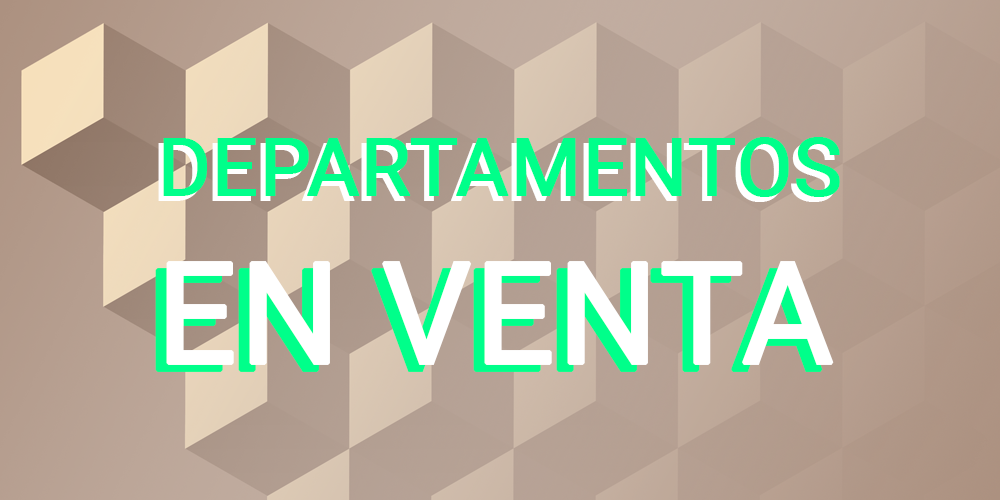
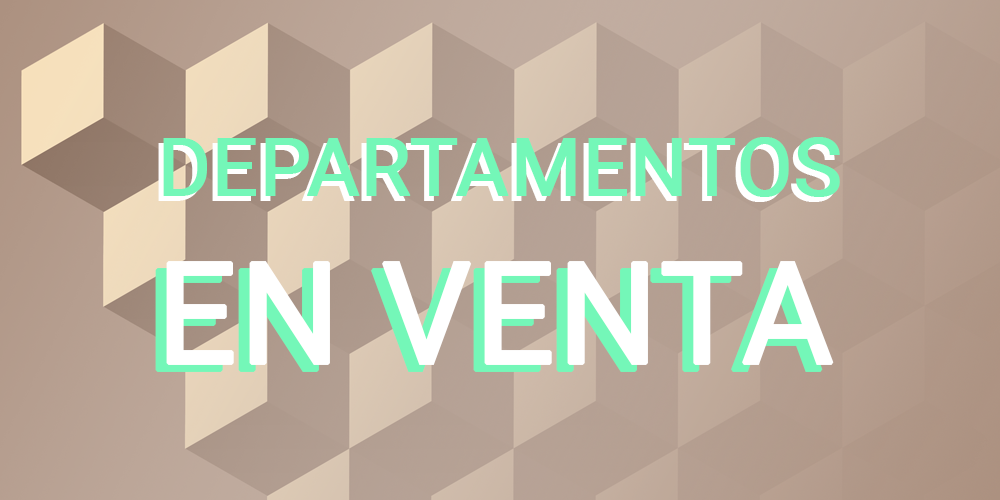
Comparing the layer stacks of the two 1000×500 images. Changes:
painted on "EN VENTA" (2nd of 2) over [155, 268, 823, 372]
painted on "DEPARTAMENTOS" (1st of 2) over [163, 137, 840, 197]
